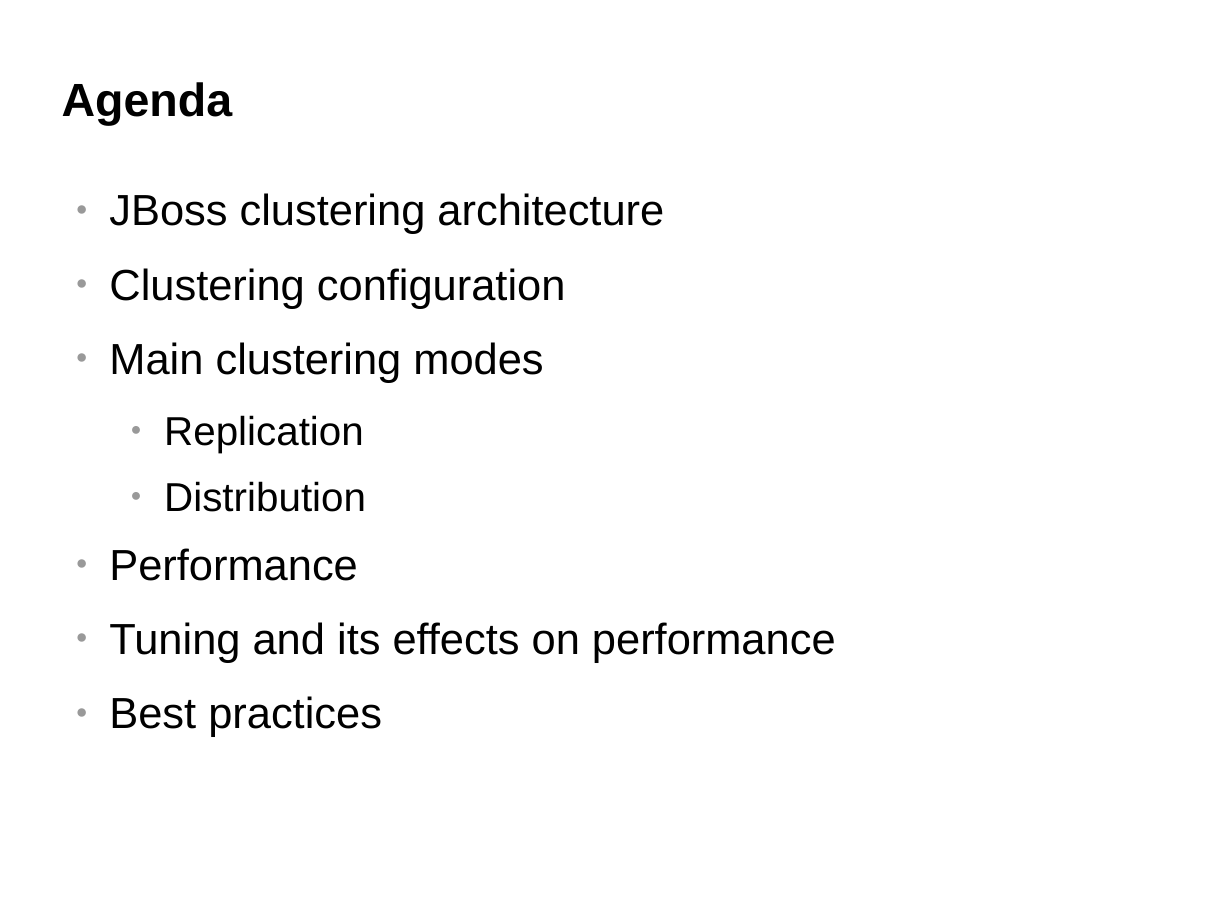
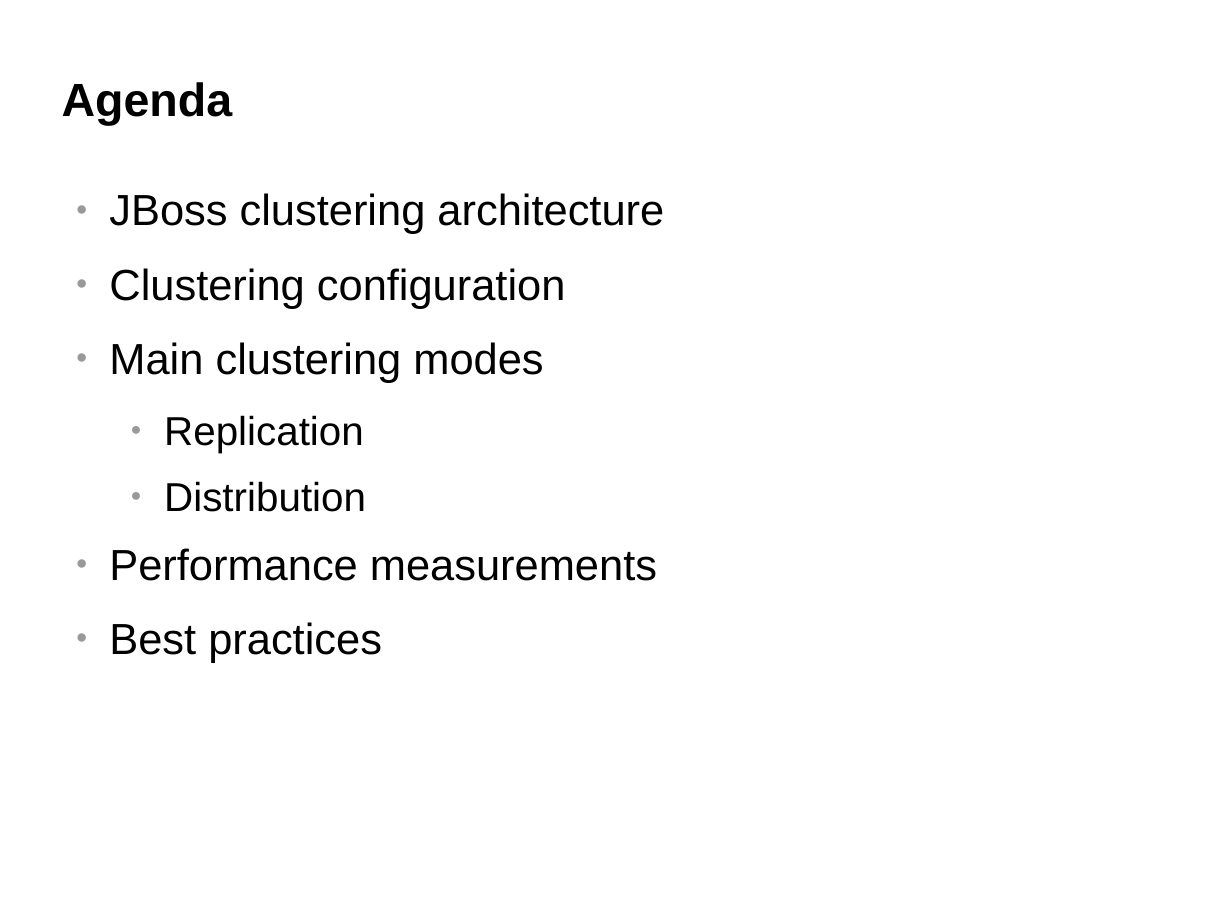
Before and after one commit to belaban/SessionPerf, a slide deck: slide 2 of docs/jbw2012.odp. Drawn at 1232x924 pixels with LibreOffice and Linux fonts; fonts in the diff are those of the drawing; background and template pictures are left out. Boxes give left, top, right and bottom in pixels: in the first picture for what was removed or moved away, otherwise in the second. Text is boxed around its words. In the diff, an @@ line names an element or a change of style, - is before the commit and + after.

```diff
--- a/docs/jbw2012.odp
+++ b/docs/jbw2012.odp
@@ text at (x1=109, y1=548, x2=657, y2=581): text changed @@
-● Performance
-● Tuning and its effects on performance
+● Performance measurements
```
Also in this commit, not shown: 5 other slides changed, 7 slides added, 1 slide removed, 1 other file.
